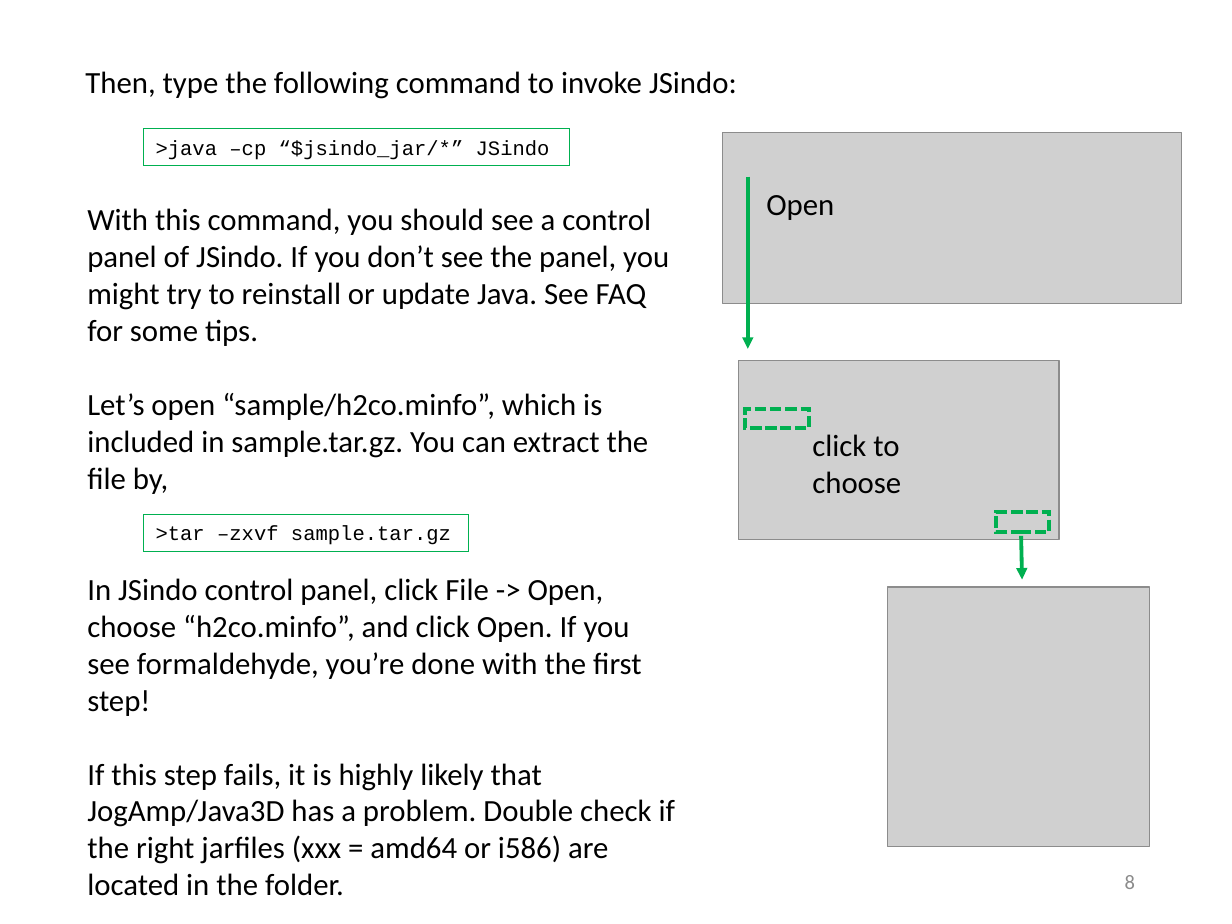
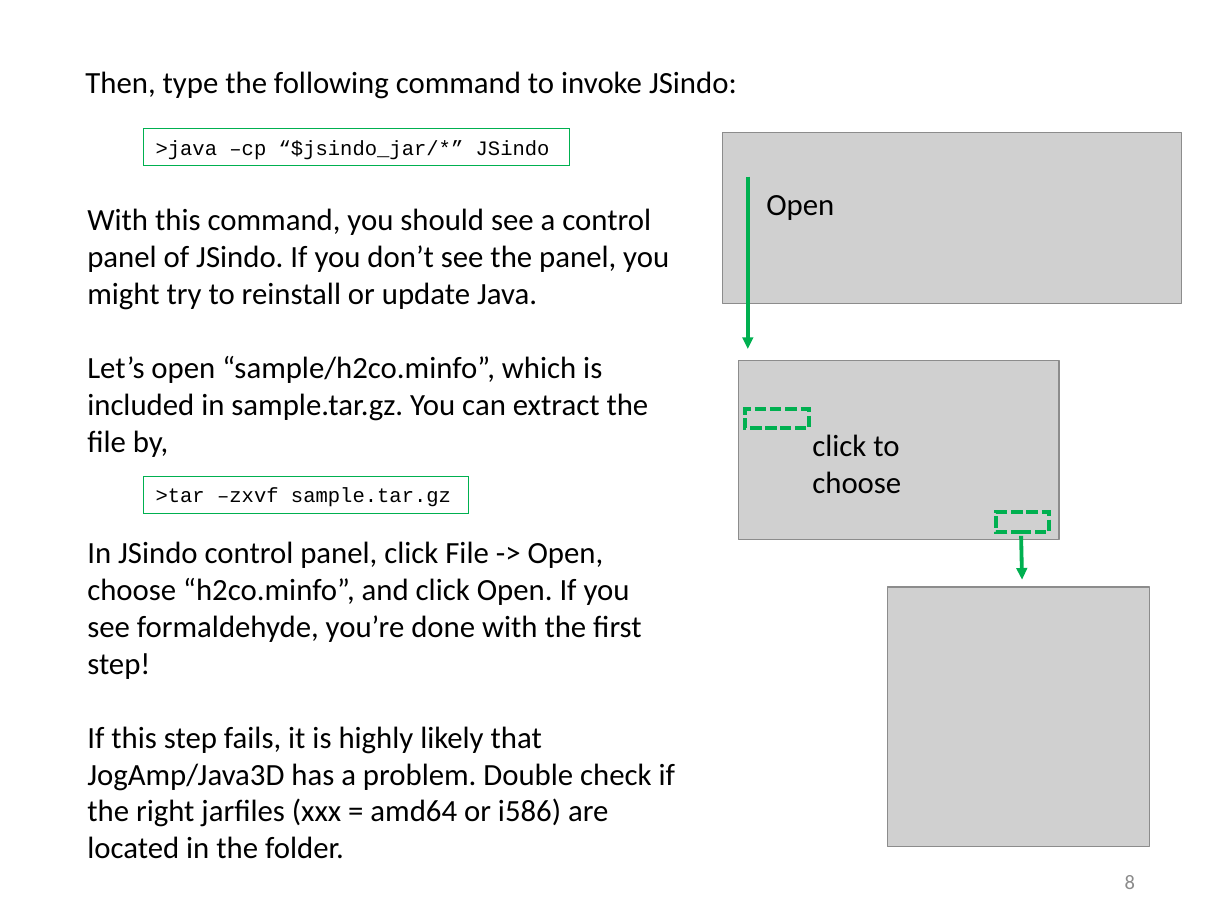
Before and after one commit to yagikiyoshi/sindo, a slide deck: slide 9 of doc/JSindo/install_linux.pptx. Drawn at 1232x924 pixels with LibreOffice and Linux fonts; fonts in the diff are those of the drawing; grey boxes stand for pictures. Boxes give left, top, right and bottom in pixels: in the first picture for what was removed or moved away, otherwise in the second. Text is boxed around its words. In the diff, an @@ line names an element or a change of style, - is before the commit and + after.

```diff
--- a/doc/JSindo/install_linux.pptx
+++ b/doc/JSindo/install_linux.pptx
@@ text at box(87, 208, 669, 310): text changed @@
-With this command, you should see a control panel of JSindo. If you don’t see the panel, you might try to reinstall or update Java. See FAQ for some tips.
+With this command, you should see a control panel of JSindo. If you don’t see the panel, you might try to reinstall or update Java.
@@ rectangle ">tar –zxvf sample.tar.gz": place and size @@
-rectangle ">tar –zxvf sample.tar.gz" at box(143, 514, 468, 551)
+rectangle ">tar –zxvf sample.tar.gz" at box(143, 477, 468, 514)
```
Also in this commit, not shown: 3 other slides changed, 11 other files.
